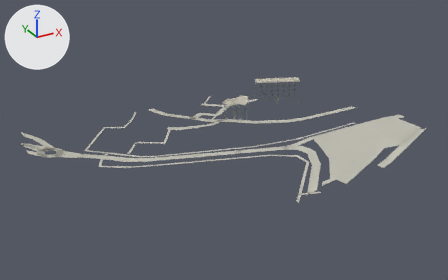
What one commit did to the glTF model assets/malta/cottonera/bormla_63_25_near.glb.
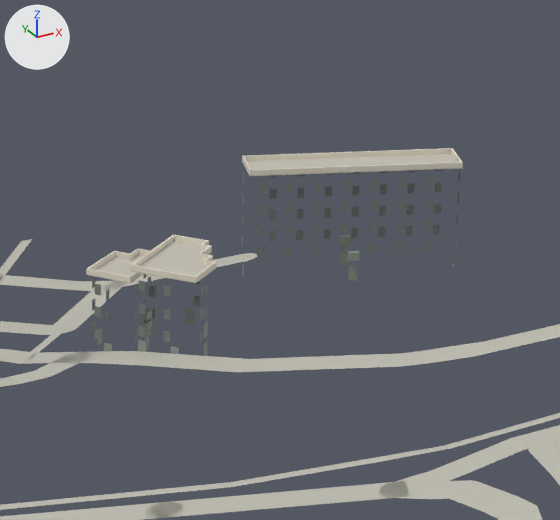
The first picture shows the older version from a 50 mm lens placed at (-200.0, 107.0, 159.0), pointed at (-41.0, 396.0, 14.0). The close-ups show the older and then the newer version on the part from 46% to 71% of the width and 17% to 55% of the height of that picture. Only the edits that show in the close-ups are written down. The axes (+X, +Y, +Z) are drawn at upper left. The lights are the same throughout. Vertices at exactly the same position are counted once.

Names of what the first close-up shows: 'geometry_0'.
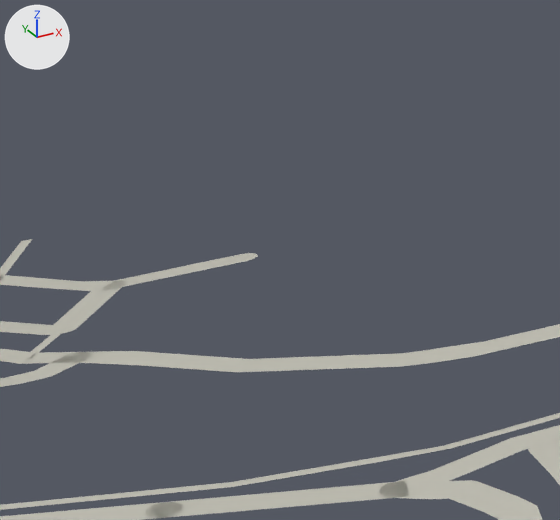
Pixel boxes (x1, y1, x2, y2) of what changed, in the close-ups (560 x 520 px):
'geometry_0', reshaped: before (0, 148, 560, 520); after (0, 239, 560, 520)
part 1 of me_geometry_0, deleted: before (86, 148, 463, 356)

The edits, one by one:
me_geometry_0 is used by ob_geometry_0; location (0.0, 0.0, 0.0).
me_geometry_0 had 3164 vertices, 3230 faces and spanned x -142.0..46.0, y 309.0..494.0, z 1.0..32.0.
me_geometry_0 now has 2426 vertices, 2440 faces and spans x -142.0..46.0, y 309.0..494.0, z 1.0..32.0.
me_geometry_0 part 1: 124 loose pieces with 738 vertices, spanning x -18.0..43.0, y 425.0..454.0, z 8.0..26.0, are deleted.
